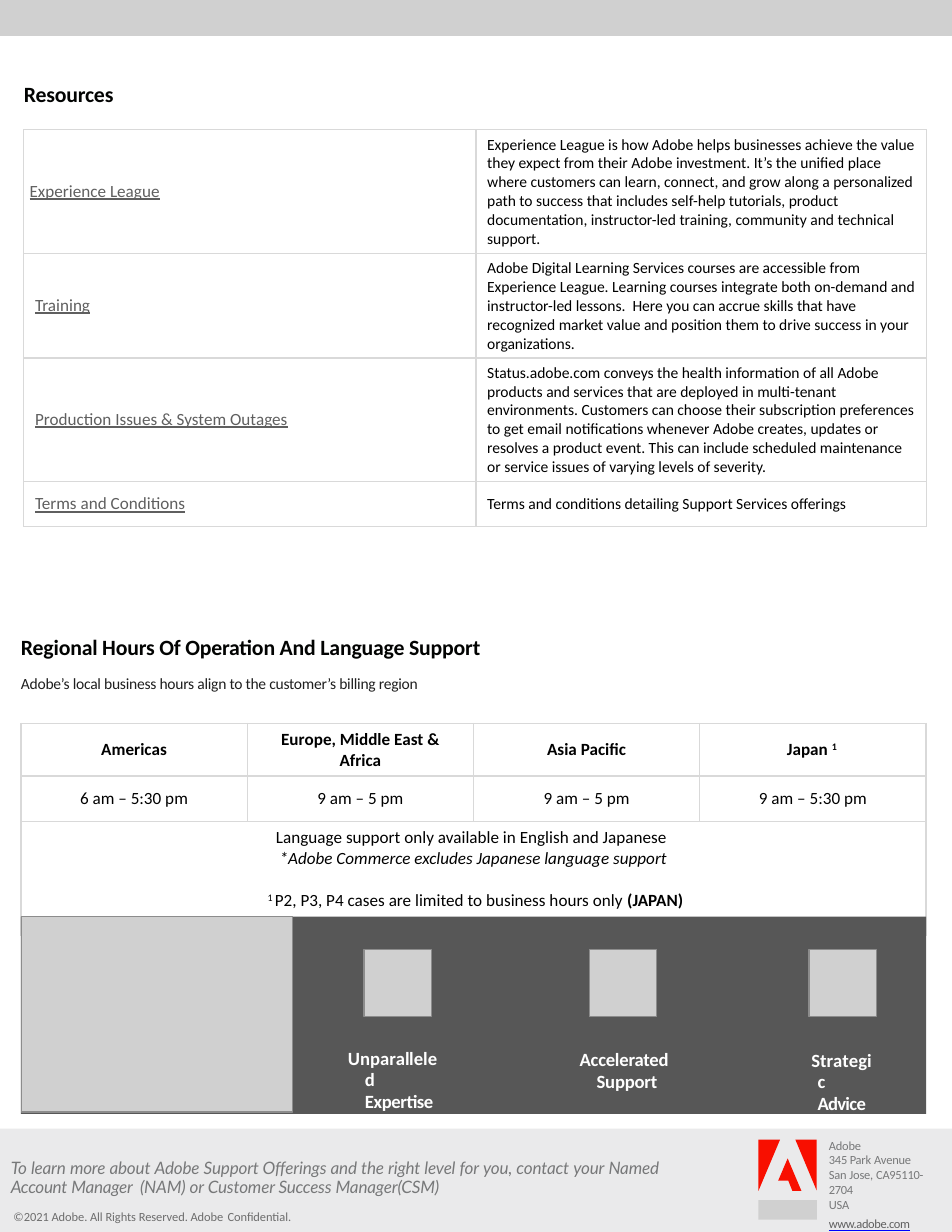
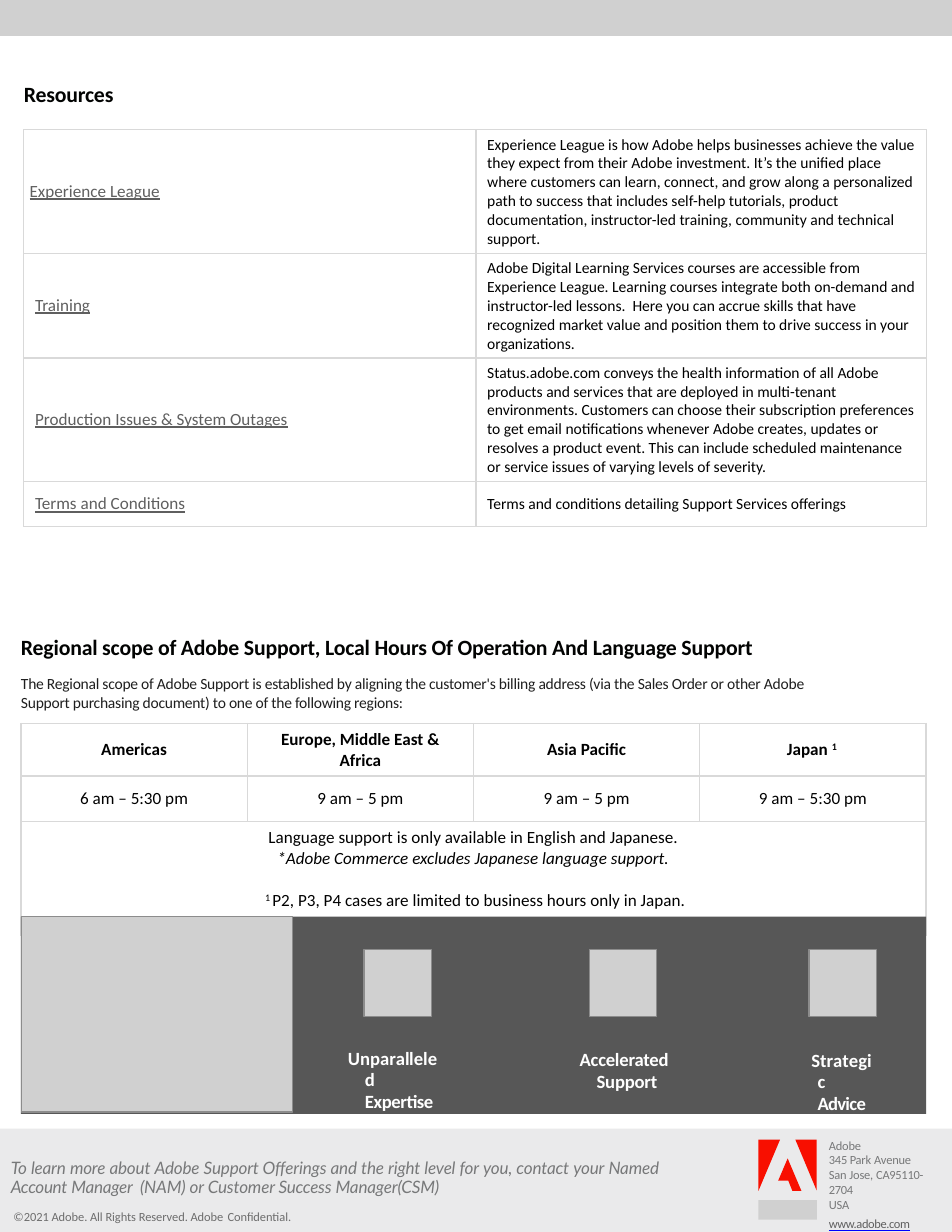
Before and after one commit to AdobeDocs/support-resources.pt-BR, a slide deck: slide 3 of help/data-sheets/assets/OnlineSupportDatasheet.pptx. Drawn at 952x1232 pixels with LibreOffice and Linux fonts; fonts in the diff are those of the drawing; grey boxes stand for pictures; background and template pictures are left out. Boxes give left, top, right and bottom in pixels: in the first picture for what was removed or moved away, otherwise in the second. Text is boxed around its words. In the diff, an @@ line names an element or a change of style, - is before the commit and + after.

Commit message:
Synced non localizable files from repo .

```diff
--- a/help/data-sheets/assets/OnlineSupportDatasheet.pptx
+++ b/help/data-sheets/assets/OnlineSupportDatasheet.pptx
@@ text at box(21, 639, 804, 711): text changed @@
-Regional Hours Of Operation And Language Support
-Adobe’s local business hours align to the customer’s billing region
+Regional scope of Adobe Support, Local Hours Of Operation And Language Support
+The Regional scope of Adobe Support is established by aligning the customer's billing address (via the Sales Order or other Adobe Support purchasing document) to one of the following regions:
@@ table at box(21, 724, 926, 928) @@
-row 3, column 1: Language support only available in English and Japanese / *Adobe Commerce excludes Japanese language support / 1 P2, P3, P4 cases are limited to business hours only (JAPAN)
+row 3, column 1: Language support is only available in English and Japanese. / *Adobe Commerce excludes Japanese language support. / 1 P2, P3, P4 cases are limited to business hours only in Japan.
```
Also in this commit, not shown: 7 other files.
